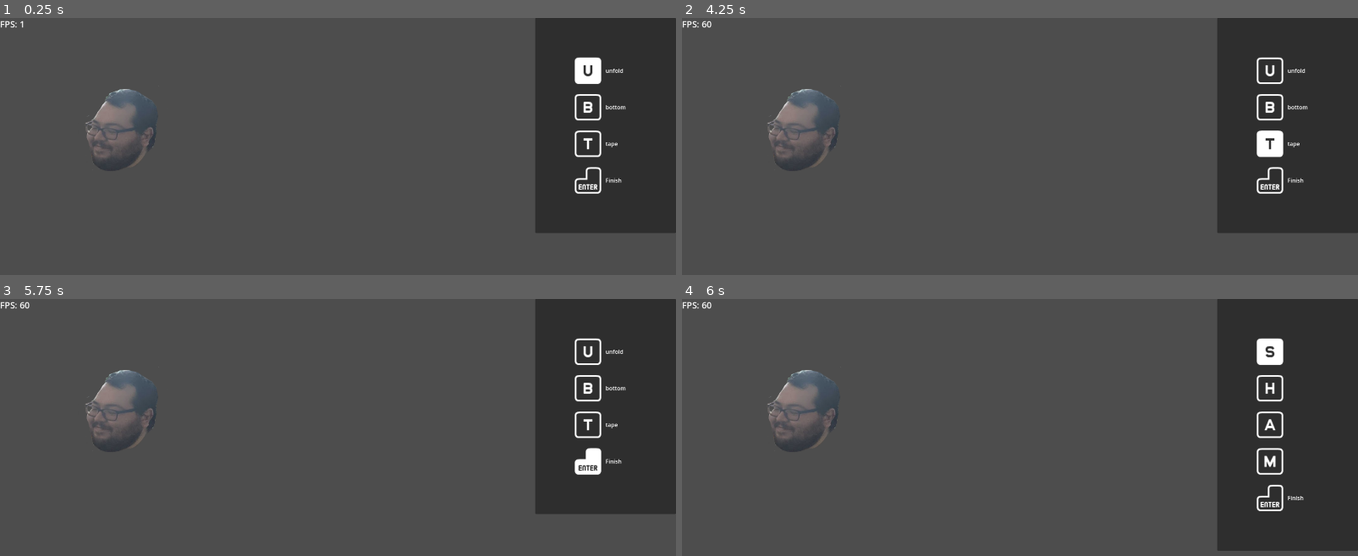
Above: before the commit, frames 1-4 (two rows, left to right).
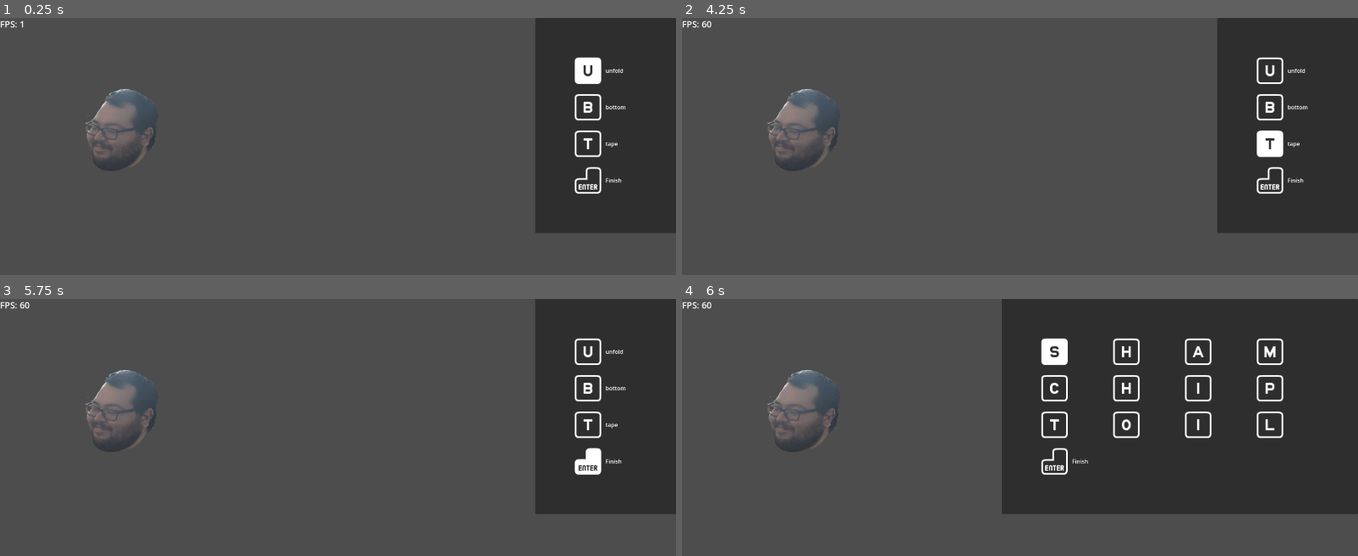
Above: after the commit, the same moments.

Repository: gabeochoa/prime_pressure
Game: Godot game, scene res://scenes/levels/level.tscn
Two runs of this game, one before a commit and one after it. Both use one fixed random seed, a clock stepped at 60 frames per second and the inputs below.
Inputs (mouse positions are in pixels of both pictures, inside the frame that each line leads up to):
- Up to frame 1 (0.25 s): no input
- Up to frame 2 (4.25 s): tap Enter at 0.5, 1.35, 2.75 s; move the mouse to (1074, 151) at 0.52 s; tap Z at 0.6 s; click (1074, 151) at 0.67 s; move the mouse to (1290, 71) at 1.27 s; hold A 1.28-2.03 s; click (1290, 71) at 1.42 s; tap Space at 2, 3.5 s; move the mouse to (1290, 107) at 2.02 s; tap F at 2.1 s; click (1290, 107) at 2.17 s; move the mouse to (1290, 143) at 2.77 s; tap U at 2.85 s; click (1290, 143) at 2.92 s; move the mouse to (1290, 71) at 3.52 s; hold A from 3.53 s (still down); tap B at 3.6 s; click (1290, 71) at 3.67 s
- Up to frame 3 (5.75 s): keep holding A; tap Enter at 4.25 s; tap T at 4.35 s; click (608, 352) at 4.42 s; tap Space at 5 s; tap Z at 5.1 s; click (608, 352) at 5.17 s
- Up to frame 4 (6 s): move the mouse to (1290, 388) at 5.77 s; release A at 5.78 s; tap Enter at 5.85 s; click (1290, 388) at 5.92 s

Frames 1-3 are identical in both runs. In frame 4, 30% of the frame differs, in the area x 47-100%, y 0-99%.

Commit message:
show all orders

Diff:
--- a/action_listener.gd
+++ b/action_listener.gd
@@ -2,12 +2,13 @@
 
 var data: ActionData
 var is_empty: bool = false
+var is_complete: bool = false
 
 func _init(action_data: ActionData):
 	data = action_data
 
 func is_active() -> bool:
-	return !is_empty
+	return !is_empty and !is_complete
 
 func action(_screen: Screen):
 	assert(false, "class " + data.name + " needs to implement action()")
--- a/action_manager.gd
+++ b/action_manager.gd
@@ -14,9 +14,9 @@
 	return Globals._action_manager
 
 func assign_and_increment(actionData: ActionData):
-	assert(action_index < actions.size(), "Showing more actions on screen than we have actions for")
+	#assert(action_index < actions.size(), "Showing more actions on screen than we have actions for")
 	actionData.gamepad = actions[action_index]
-	action_index += 1
+	action_index = (action_index + 1) % actions.size()
 
 func assign_input_if_missing(action:ActionListener):
 	if action.data.gamepad.length() != 0:
--- a/scenes/scripts/sophie.gd
+++ b/scenes/scripts/sophie.gd
@@ -29,6 +29,7 @@
 			if Input.is_key_pressed(action.data.key) or Input.is_action_just_pressed(action.data.gamepad):
 				print("action ", action.data.name, action.data.gamepad)
 				action.action(screen)
+				action.is_complete = true #TODO should this live somewhere else?
 				get_viewport().set_input_as_handled()
 				return
 
@@ -114,10 +115,10 @@
 
 class OrderScreen extends SequentialScreen:
 	class OrderLetter extends ActionListener:
-		func _init(key: Key):
+		func _init(parent:String, key: Key):
 			super(
 				ActionData.new()
-				.set_name("order_letter_%s" % key)
+				.set_name("order_letter_%s_%s" % [parent, key])
 				.set_key(key)
 				.set_hide_label(true)
 			)
@@ -132,12 +133,15 @@
 			var char_as_int: int = character.to_ascii_buffer()[0] - "A".to_ascii_buffer()[0]
 			var key: Key = (char_as_int as Key) + KEY_A
 			print(" idk char %s %s %s key %s" % [character, character.to_ascii_buffer()[0], char_as_int, key])
-			list.append(OrderLetter.new(key))
+			list.append(OrderLetter.new(item, key))
 		return list
 
 	func _init():
-		num_items_per_row = 1
-		var orders = create_order_letter("SHAM")
+		num_items_per_row = 4
+		var orders: Array[ActionListener] = []
+		orders.append_array(create_order_letter("SHAM"))
+		orders.append_array(create_order_letter("CHIP"))
+		orders.append_array(create_order_letter("TOIL"))
 		orders.append(CompleteAction.new())
 		var group = (
 			ActionGroup.new()
--- a/sequential_screen.gd
+++ b/sequential_screen.gd
@@ -24,4 +24,4 @@
 	return !is_complete()
 
 func is_active_action(action: ActionListener) -> bool:
-	return action.data.name == active_action.data.name
+	return action.data.name == active_action.data.name and action.is_active()
